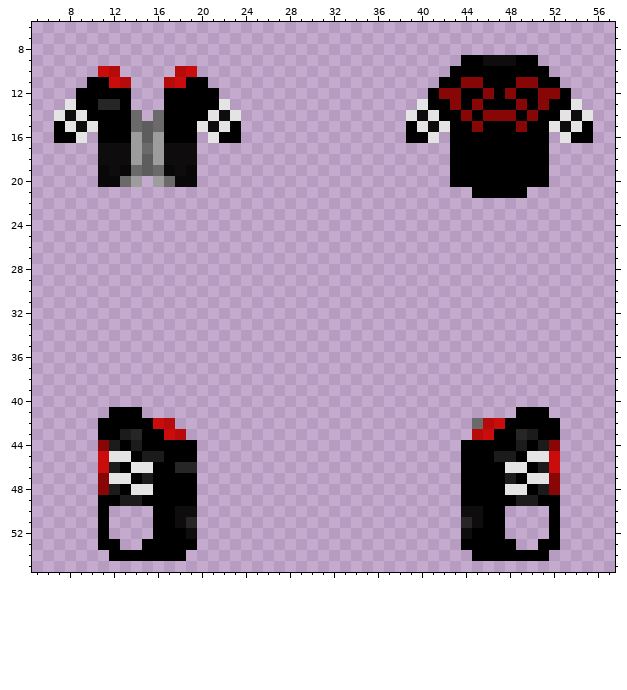
Two versions of one pixel-art sprite, Resources/Textures/_Goobstation/Clothing/OuterClothing/Misc/mercer_jacket.rsi/equipped-OUTERCLOTHING.png. Above, as it was before the edit.
The file is 64x64 pixels. Pixels under 10% opacity are left out. Colours within 5 levels of each other are drawn and written as one. Shown: x 5..57, y 6..55.
Once edited:
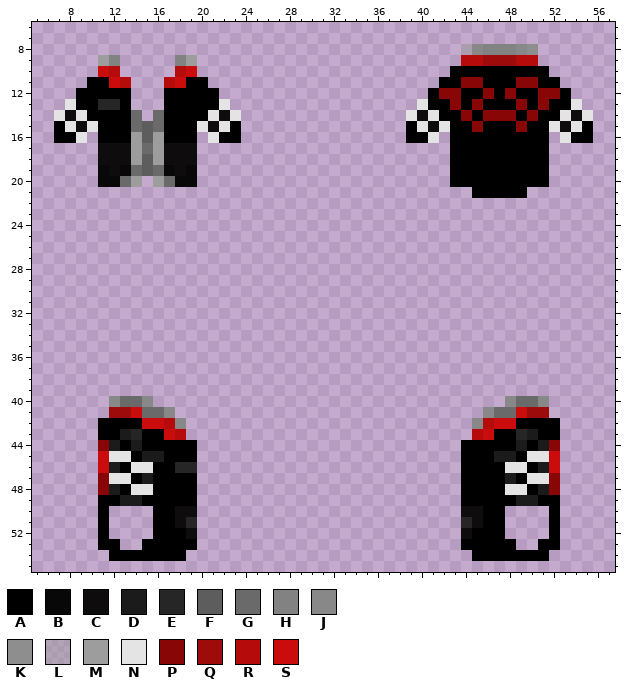
Palette (. is transparent): A #000000  B #080808  C #0e0c0c  D #1b1b1b  E #262626  F #5d5d5d  G #6a6a6a  H #828282  J #888888  K #8e8e8e  L #9d9d9d75  M #9d9d9d  N #e4e4e4  P #880606  Q #9d0b0b  R #b60b0b  S #cb0c0c
Difference:
The author put colour G in row 40 at x 13 to 14 and 49 to 50; in row 41 at x 15 to 16 and 47 to 48.
The author put colour H in row 8 at x 46 to 48; in row 9 at x 12 and 18.
The author put colour J in row 8 at x 45 and 49; in row 40 at x 12, 15, 48 and 51; in row 41 at x 17 and 46; in row 42 at x 18.
Colour G becomes colour J in row 42 at x 45.
The author put colour K in row 8 at x 50.
The author put colour L in row 8 at x 44.
The author put colour M in row 9 at x 11 and 19.
Colour A becomes colour Q in row 41 at x 12 to 13 and 50 to 51.
Colour C becomes colour Q in row 9 at x 46 to 48.
Colour A becomes colour R in row 9 at x 44 to 45 and 49 to 50.
Colour A becomes colour S in row 41 at x 14 and 49; in row 42 at x 15 and 48.
